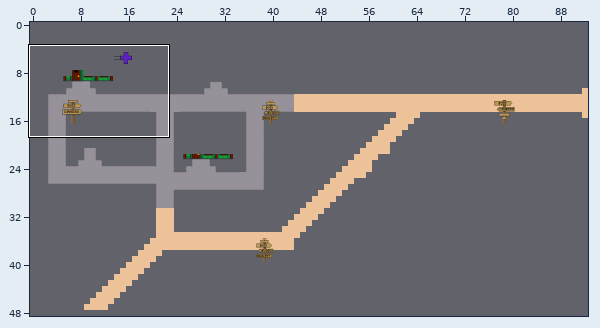
Tiled map (JSON) -- FRONTEND-PEDRO/Tiled/Mapa/Mapa 1 Tiled.tmj. Above: a wide view before the commit, with the close-up outlined.
Close-up. The starting point:
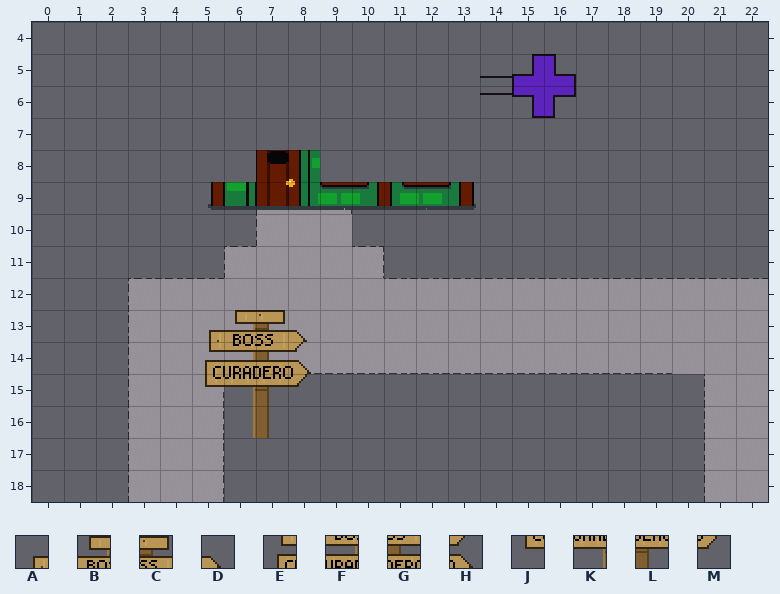
Cells are 32x32 px. Shown: x 0..22, y 4..18. The commit also changed other parts of the map, which this record leaves out. Not drawn, because the pictures are missing: unchanged layers "Pasto", "casas ciudad", "corral dragones", "decoracion", "hojas arboles", "suelo".
Key: from "carteles": A 8, B 9, C 10, D 11, E 20, F 21, G 22, H 23, J 32, K 33, L 34, M 35.
_ is an empty cell.
Layers that did not change in this view are not listed.
Layer "carteles" before, first column x 0:
 4 _______________________
 5 _______________________
 6 _______________________
 7 _______________________
 8 _______________________
 9 _______________________
10 _______________________
11 _______________________
12 _______________________
13 _____ABCD______________
14 _____EFGH______________
15 _____JKLM______________
16 _______________________
17 _______________________
18 _______________________
Once edited:
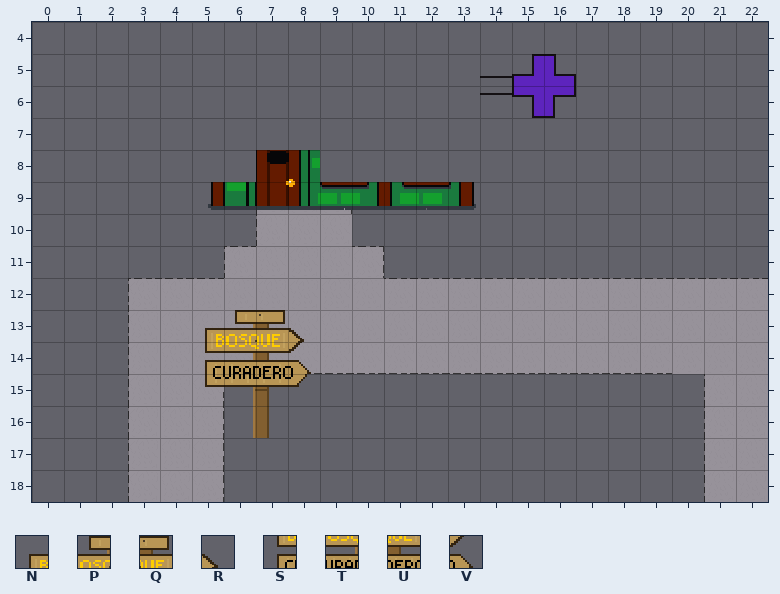
Further tiles: from "Cartel indicadores bosque1": N 0, P 1, Q 2, R 3, S 4, T 5, U 6, V 7.
From old to new:
Changed rows in their new state; . is an unchanged cell.
Layer "carteles":
first column x 5:
13 NPQR
14 STUV
Where, in picture pixels (left, top, right, bottom), the same in both close-ups:
changed: (205, 328, 307, 353)
